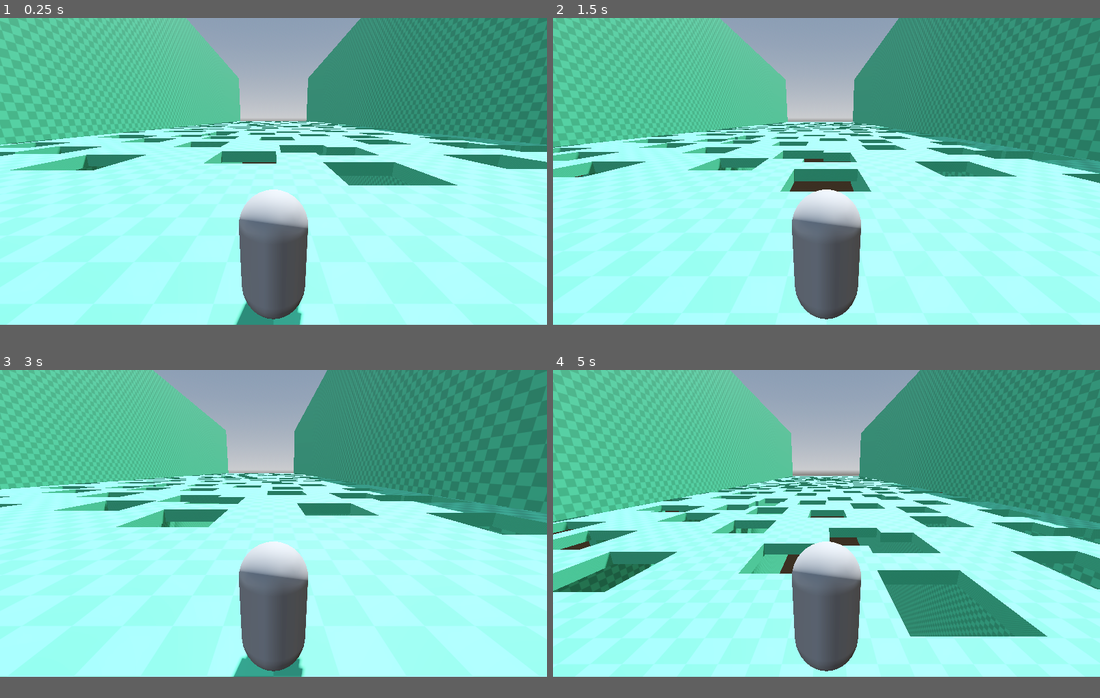
Above: before the commit, frames 1-4 (two rows, left to right).
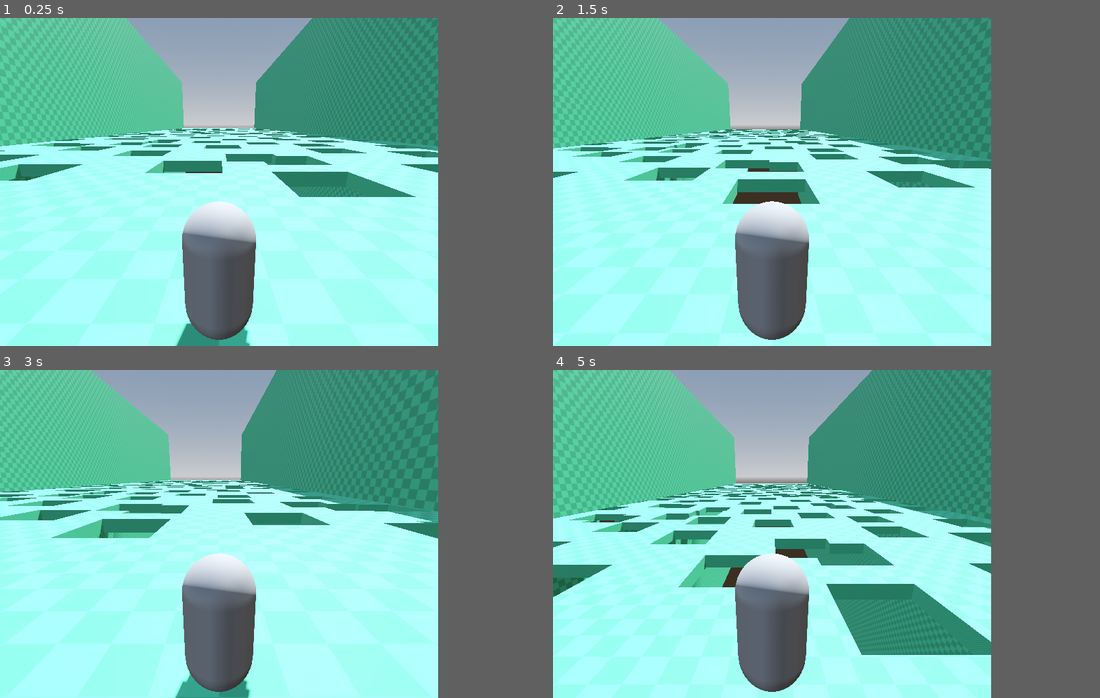
Above: after the commit, the same moments.

Repository: lognasmeow/Wonder
Game: Godot game, scene res://Maps/map_main.tscn
Two runs of this game, one before a commit and one after it. Both use one fixed random seed, a clock stepped at 60 frames per second and the inputs below.
Inputs:
- Up to frame 1 (0.25 s): no input
- Up to frame 2 (1.5 s): tap Enter at 0.5 s; hold D (right) 0.53-1.28 s; tap Space (jump) at 0.77 s; hold S (down) from 1.28 s (still down)
- Up to frame 3 (3 s): tap Space (jump) at 1.52, 2 s; release S (down) at 2.03 s; hold D (right) 2.03-2.78 s; hold W (up) from 2.78 s (still down)
- Up to frame 4 (5 s): tap Space (jump) at 3.02, 3.77, 4.52 s; release W (up) at 3.53 s; hold A (left) from 3.53 s (still down)
In our replay, the window is 799x449 before the commit and 640x480 after it. These sizes can differ from the game's own. Grey fills any space a smaller window leaves; there, only what the larger window draws over its background counts as a difference.

The runs differ from the first frame. In frame 1, 36% of the frame differs, in the area x 0-100%, y 0-100%; in frame 2, 35%; in frame 3, 33%; in frame 4, 41%.

Commit message:
update resolution and max fps

Diff:
--- a/project.godot
+++ b/project.godot
@@ -13,7 +13,15 @@
 config/name="Wonder"
 run/main_scene="uid://b57ptewcyhlft"
 config/features=PackedStringArray("4.6", "Forward Plus")
+run/max_fps=60
 config/icon="res://icon.svg"
+
+[display]
+
+window/size/viewport_width=640
+window/size/viewport_height=480
+window/size/mode=3
+window/stretch/mode="viewport"
 
 [input]
 
